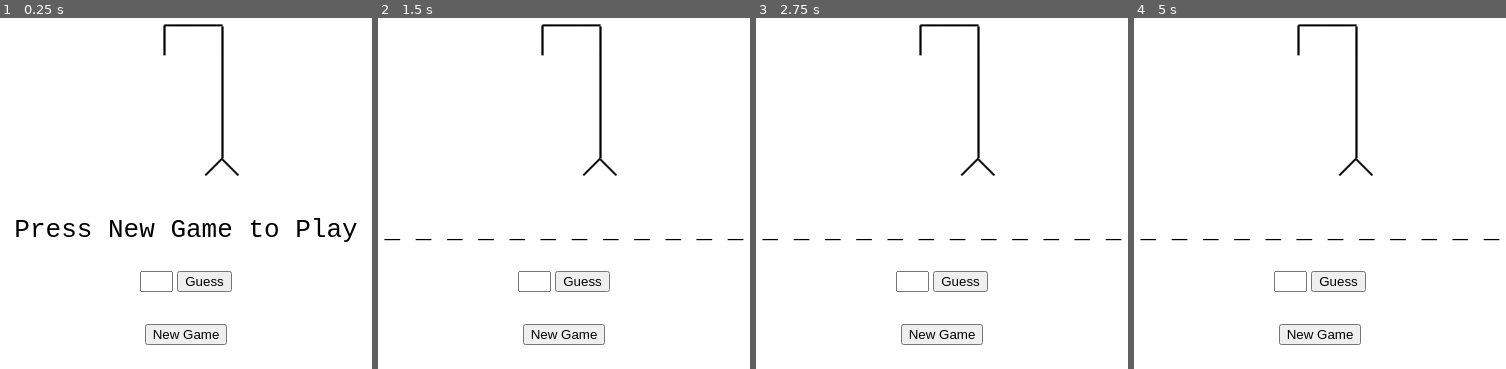
Above: before the commit, frames 1-4 (left to right).
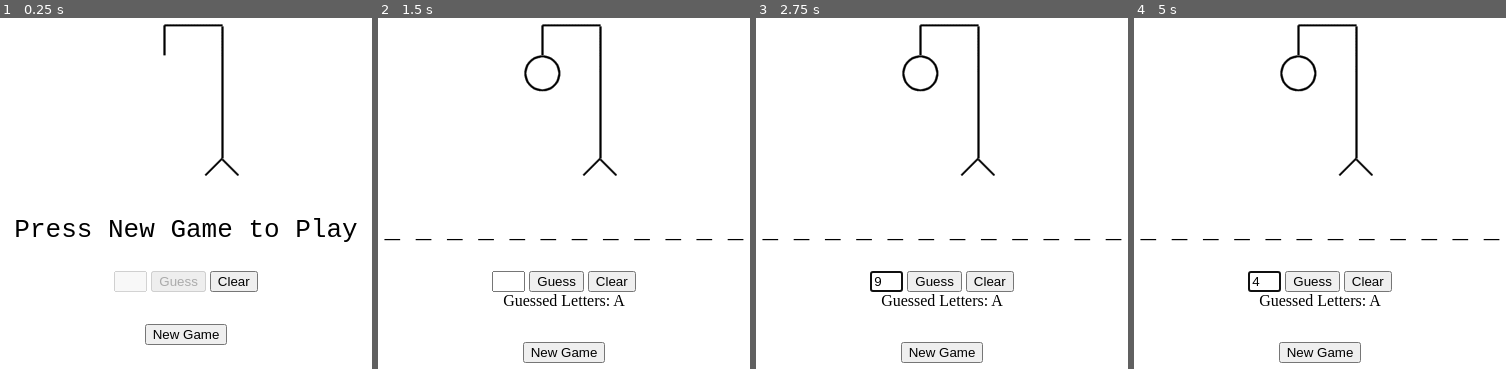
Above: after the commit, the same moments.

Repository: YolticSalgado/Hangman
Game: browser game, page hangman.html
Two runs of this game, one before a commit and one after it. Both use one fixed random seed, a clock stepped at 60 frames per second and the inputs below.
Inputs (mouse positions are in pixels of both pictures, inside the frame that each line leads up to):
- Up to frame 1 (0.25 s): no input
- Up to frame 2 (1.5 s): click "New Game" at 0.27 s; click (508, 281) at 0.52 s; type "Alex" at 0.52 s; click "Guess" at 1.27 s
- Up to frame 3 (2.75 s): click (886, 281) at 1.87 s; type "5" at 1.87 s; tap Enter at 1.9, 2.05, 2.5 s; click (886, 281) at 2.02 s; type "2" at 2.02 s; click (886, 281) at 2.47 s; type "9" at 2.47 s
- Up to frame 4 (5 s): click (1264, 281) at 3.07 s; type "6" at 3.07 s; tap Enter at 3.1, 3.7, 4.3, 4.55, 4.9 s; click (1264, 281) at 3.67 s; type "3" at 3.67 s; click (1264, 281) at 4.27 s; type "10" at 4.27 s; click (1264, 281) at 4.52 s; type "7" at 4.52 s; click (1264, 281) at 4.87 s; type "4" at 4.87 s

The runs differ from the first frame. In frame 1, 0.7% of the frame differs, in the area x 30-70%, y 72-79%; in frame 2, 2.0%; in frame 3, 2.2%, in the area x 30-70%, y 10-99%; in frame 4, 2.2%.

Commit message:
Added: Win or Lose Dialogue | Guess Blocking on Game Finish | Clear Button For Input Box | Clear Input Box on Guess | Input and Guess Blocking on Page Startup | Guess Blocking For Previously Guessed Letters

Diff:
--- a/hangman.html
+++ b/hangman.html
@@ -8,7 +8,7 @@
 <body>
     <!-- First Div: Hangman Image-->
     <div>
-        <img src="images/hangman6.gif" alt="Picture of Hangman">
+        <img id="hangmanpic" src="images/hangman6.gif" alt="Picture of Hangman">
     </div>
     <!-- Second Div: Game Initiate Text-->
     <div id="clue">
@@ -16,10 +16,19 @@
     </div>
     <!-- Third Div: Guess Input & Button-->
     <div>
-        <input type="text" size="1" maxlength="1">
-        <button onclick="guess();">Guess</button>
+        <!-- Addition 4 to Quest 3 - Hangman -->
+        <input id="guess" type="text" size="1" maxlength="1" disabled>
+        <button id="guessbutton" onclick="guess();" disabled>Guess</button>
+        <!-- Addition 3 to Quest 3 - Hangman-->
+        <button id="clearbutton" onclick="clearInputBox();">Clear</button>
+        <!-- Addition 3 to Quest 3 - Hangman-->
+        <!-- Addition 4 to Quest 3 - Hangman -->
     </div>
-    <!-- Fourth Div: New Game Button-->
+      <!-- Fourth Div: Guessed Letters-->
+    <div id="guesses">
+
+    </div>
+    <!-- Fifth Div: New Game Button-->
     <div id="newgamearea">
         <button onclick="newGame();">New Game</button>
     </div>
--- a/hangman.js
+++ b/hangman.js
@@ -1,17 +1,100 @@
 let POSSIBLE_WORDS= ["obdurate", "verisimilitude", "defenestrate",
     "obsequious", "dissonant", "toady", "imdempotent"];
+let guesses = "";
+let word = "";
+let MAX_GUESSES = 6;
+let guessCount = MAX_GUESSES;
+function newGame(){
 
-function newGame(){
+    //Addition 4 to Quest 3 - Hangman
+    let inputBox = document.getElementById("guess");
+    let inputButton = document.getElementById("guessbutton");
+    inputBox.disabled = false;
+    inputButton.disabled = false;
+    //Addition 4 to Quest 3 - Hangman
+
+    guesses="";
+    guessCount = MAX_GUESSES;
     let randomIndex = parseInt(
         Math.random()* POSSIBLE_WORDS.length);
-    let word = POSSIBLE_WORDS[randomIndex];
+    word = POSSIBLE_WORDS[randomIndex];
+    updateScreen();
+}
+function guess(){
+    let input = document.getElementById("guess");
+    let letter = input.value;
+
+    //Addition 5.5 to Quest 3 - Hangman (Prevents blank inputs)
+    if(letter == ""){
+        return;
+    }
+    //Addition 5.5 to Quest 3 - Hangman (Prevents blank inputs)
+
+    //Addition 5 to Quest 3 - Hangman
+    if(guesses.indexOf(letter) >= 0){
+        alert("You already guessed " + letter + "!");
+        input.value = "";
+        return;
+    }
+    //Addition 5 to Quest 3 - Hangman
+
+
+
+    if(word.indexOf(letter)<0){
+        guessCount--;
+    }
+    guesses+=letter;
+    updateScreen();
+    //Mini Addition 3 to Quest 3 - Hangman
+    input.value = "";
+    //Mini Addition 3 to Quest 3 - Hangman
+}
+
+//Addition 3 to Quest 3 - Hangman
+function clearInputBox(){
+    let input = document.getElementById("guess");
+    input.value = "";
+}
+//Addition 3 to Quest 3 - Hangman
+
+function updateScreen(){
     let clueString = "";
     for(let i = 0;i<word.length;i++){
-        clueString+="_ ";
+        let letter = word.charAt(i);
+        if(guesses.indexOf(letter) >= 0){
+            clueString+=letter+" ";
+        }
+        else{
+            clueString+="_ ";
+        }
     }
     let clue = document.getElementById("clue");
     clue.textContent = clueString;
+
+    let guessArea = document.getElementById("guesses");
+    guessArea.textContent = "Guessed Letters: " +guesses;
+
+    //Addition 1 to Quest 3 - Hangman
+    if (clueString.indexOf("_") < 0) {
+        guessArea.textContent = "You win! The word was " + word;
+        //Addition 2 to Quest 3 - Hangman
+        let inputBox = document.getElementById("guess");
+        let inputButton = document.getElementById("guessbutton");
+        inputBox.disabled = true;
+        inputButton.disabled = true;
+        //Addition 2 to Quest 3 - Hangman
+    }
+    else if (guessCount == 0) {
+        guessArea.textContent = "You lose! The word was " + word;
+        //Addition 2 to Quest 3 - Hangman
+        let inputBox = document.getElementById("guess");
+        let inputButton = document.getElementById("guessbutton");
+        inputBox.disabled = true;
+        inputButton.disabled = true;
+        //Addition 2 to Quest 3 - Hangman
+    }
+    //Addition 1 to Quest 3 - Hangman
+
+    let image = document.getElementById("hangmanpic");
+    image.src = `images/hangman${guessCount}.gif`;
 }
-function guess(){
-
-}
